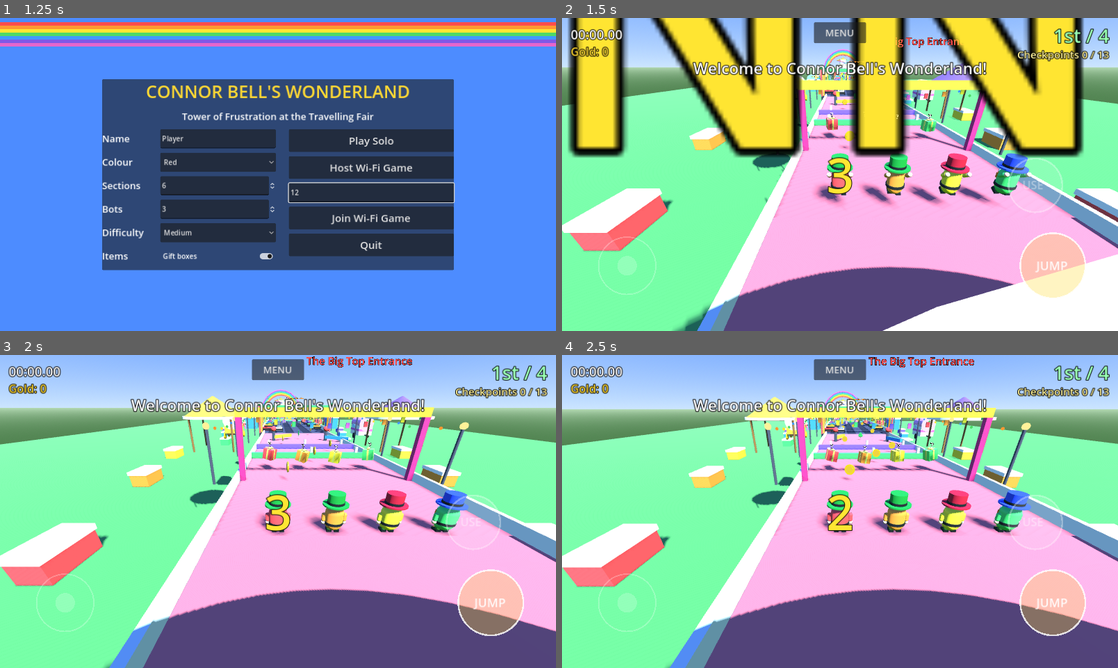
Above: before the commit, frames 1-4 (two rows, left to right).
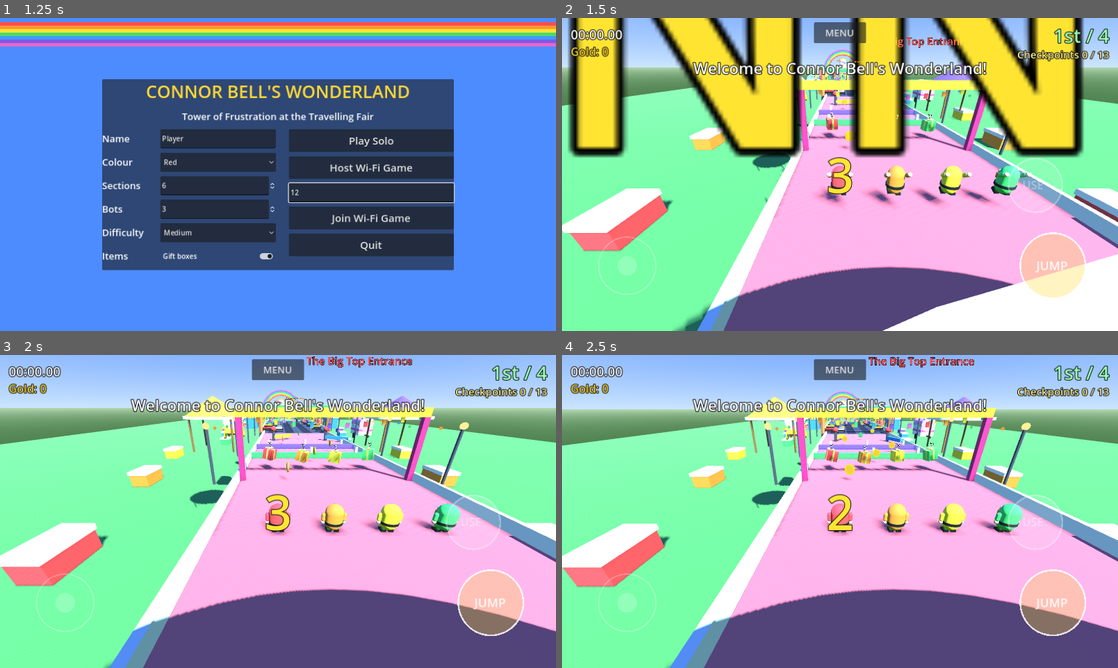
Above: after the commit, the same moments.

Repository: jamesbell2021/Animation-
Game: Godot game, scene res://scenes/menus/main_menu.tscn
The game is run twice, just before and just after one commit, with the same random seed, the same clock (stepped at 60 frames per second) and the same inputs.
Inputs (mouse positions are in pixels of both pictures, inside the frame that each line leads up to):
- Up to frame 1 (1.25 s): click (372, 193) at 0.52 s; type "12" at 0.6 s
- Up to frame 2 (1.5 s): click "Play Solo" at 1.25 s
- Up to frame 3 (2 s): no input
- Up to frame 4 (2.5 s): move the mouse to (962, 495) at 2.02 s; hold D (move_right) from 2.03 s (still down); tap E (use_item) at 2.1 s; click (962, 495) at 2.17 s; tap Space (jump) at 2.27 s

Frame 1 is identical in both runs. In frame 2, 1.4% of the frame differs, in the area x 45-85%, y 43-59%; in frame 3, 1.4%; in frame 4, 1.5%, in the area x 46-85%, y 43-56%.

Commit message:
Connor Bell's Wonderland: no hats on the contestants
Remove the hat (brim, crown, band, buckle and shamrock) from every
contestant, and lower the held-item icon to sit just above the head.
play.sh also re-imports when a different Godot version is used, since a
class list built by one version isn't picked up by another.

Co-Authored-By: Claude Opus 5.5 <noreply@anthropic.com>
Claude-Session: https://claude.ai/code/session_01WD1fAERgxtCZaTGvMReE1b

Diff:
--- a/connor-bells-wonderland/scripts/player/contestant_visuals.gd
+++ b/connor-bells-wonderland/scripts/player/contestant_visuals.gd
@@ -22,7 +22,8 @@
 var _blend: float = 0.0
 
 
-func setup(body_colour: Color, hat_colour: Color = Color(0.1, 0.6, 0.2)) -> void:
+## [param _hat_colour] is kept for callers but unused: contestants have no hats.
+func setup(body_colour: Color, _hat_colour: Color = Color(0.1, 0.6, 0.2)) -> void:
 	for child in get_children():
 		child.queue_free()
 	pivot = Node3D.new()
@@ -35,7 +36,6 @@
 	pivot.add_child(rig)
 	_build_body(body_colour)
 	_build_face()
-	_build_hat(hat_colour)
 	_arm_l = _build_arm(-0.46, body_colour)
 	_arm_r = _build_arm(0.46, body_colour)
 	_leg_l = _build_leg(-0.17)
@@ -124,23 +124,6 @@
 	_sphere(0.06, Color(1.0, 0.6, 0.5), Vector3(0.0, 0.95, -0.44), rig)
 
 
-func _build_hat(colour: Color) -> void:
-	var brim := CourseBuilder.make_cylinder_mesh(0.56, 0.06, colour)
-	brim.position = Vector3(0.0, 1.36, 0.0)
-	rig.add_child(brim)
-	var crown := CourseBuilder.make_cylinder_mesh(0.36, 0.48, colour)
-	crown.position = Vector3(0.0, 1.62, 0.0)
-	rig.add_child(crown)
-	var band := CourseBuilder.make_cylinder_mesh(0.375, 0.1, Color(0.1, 0.1, 0.1))
-	band.position = Vector3(0.0, 1.45, 0.0)
-	rig.add_child(band)
-	var buckle := CourseBuilder.make_box_mesh(Vector3(0.14, 0.12, 0.04), Color(1.0, 0.8, 0.1))
-	buckle.position = Vector3(0.0, 1.45, -0.37)
-	rig.add_child(buckle)
-	for offset: Vector3 in [Vector3(-0.05, 0.04, 0.0), Vector3(0.05, 0.04, 0.0), Vector3(0.0, -0.03, 0.0)]:
-		_sphere(0.035, Color(0.2, 0.8, 0.3), Vector3(0.22, 1.5, -0.3) + offset, rig, 0.6)
-
-
 func _build_arm(x: float, colour: Color) -> Node3D:
 	var shoulder := Node3D.new()
 	shoulder.name = "ArmL" if x < 0.0 else "ArmR"
--- a/connor-bells-wonderland/scripts/player/item_holder.gd
+++ b/connor-bells-wonderland/scripts/player/item_holder.gd
@@ -89,7 +89,7 @@
 		return
 	_icon = Node3D.new()
 	_icon.name = "HeldItem"
-	_icon.position = Vector3(0.0, 2.45, 0.0)
+	_icon.position = Vector3(0.0, 2.0, 0.0)
 	contestant.add_child(_icon)
 	var colour := ItemKinds.colour_for(kind)
 	match kind:
Not shown, added: connor-bells-wonderland/scripts/ai/bot_controller.gd.uid
Not shown, added: connor-bells-wonderland/scripts/ai/bot_navigation.gd.uid
Not shown, added: connor-bells-wonderland/scripts/ai/bot_profiles.gd.uid
Not shown, added: connor-bells-wonderland/scripts/audio/sound_manager.gd.uid
Not shown, added: connor-bells-wonderland/scripts/course/course_builder.gd.uid
Not shown, added: connor-bells-wonderland/scripts/course/course_section.gd.uid
Not shown, added: connor-bells-wonderland/scripts/course/fairground_course.gd.uid
Not shown, added: connor-bells-wonderland/scripts/course/scenery_decorator.gd.uid
Not shown, added: connor-bells-wonderland/scripts/course/section_big_top.gd.uid
Not shown, added: connor-bells-wonderland/scripts/course/section_bouncy_yard.gd.uid
Not shown, added: connor-bells-wonderland/scripts/course/section_dizzy_rides.gd.uid
Not shown, added: connor-bells-wonderland/scripts/course/section_dodgems.gd.uid
(and 37 more such lines)
